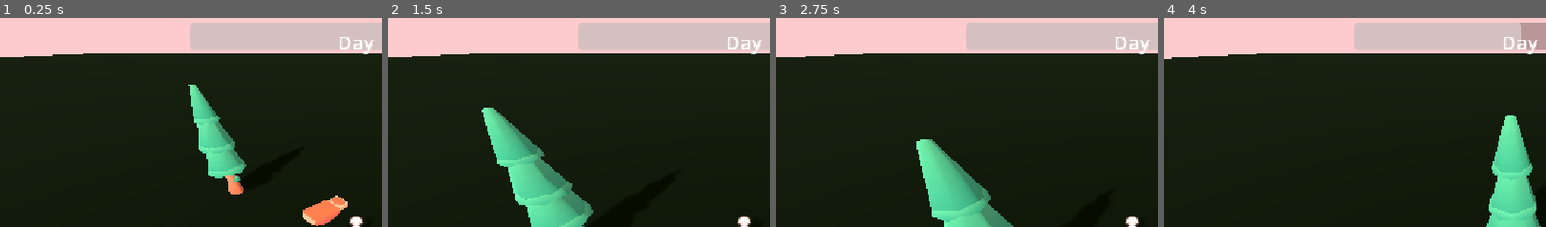
Above: before the commit, frames 1-4 (left to right).
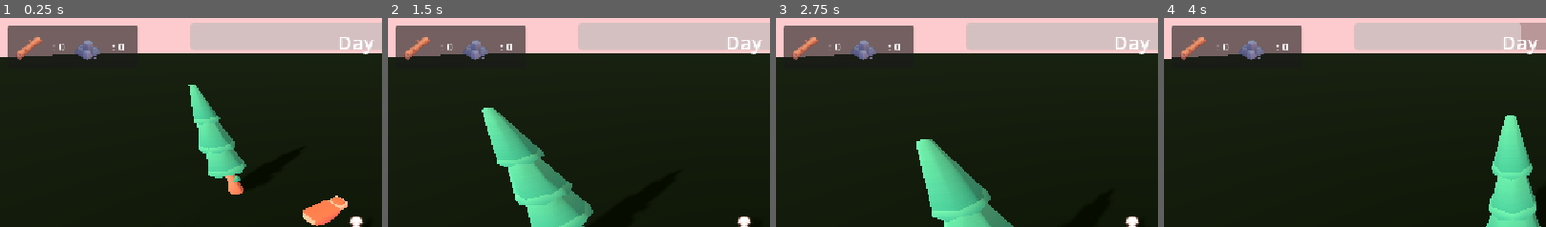
Above: after the commit, the same moments.

Repository: snikkers00/Werewolf-Survivor-Game-Off-Jam-26
Game: Godot game, scene res://world/main_world.tscn
The game is run twice, just before and just after one commit, with the same random seed, the same clock (stepped at 60 frames per second) and the same inputs.
Inputs:
- Up to frame 1 (0.25 s): no input
- Up to frame 2 (1.5 s): tap Enter at 0.5 s; hold W (move_up) from 0.53 s (still down)
- Up to frame 3 (2.75 s): release W (move_up) at 2.03 s; hold A (move_left) from 2.03 s (still down)
- Up to frame 4 (4 s): release A (move_left) at 3.53 s; hold S (move_down) from 3.53 s (still down)
The pictures show only the part of the screen within x 3-53%, y 0-50%; the shares and areas given below are measured in that part.

The runs differ from the first frame. In frame 1, 4.8% of the frame differs, in the area x 2-36%, y 3-21%; in frame 2, 4.8%; in frame 3, 4.9%; in frame 4, 4.9%.

Commit message:
Add interactive resource gathering
Move gathering spots into the interactables directory and configure trees and rocks to yield wood and stone. Gathering runs while the player is nearby during the day, pauses at night, and updates the resource counters with visual feedback.

Diff:
--- /dev/null
+++ b/entities/interactable/gathering_spot.gd
@@ -0,0 +1,42 @@
+extends Area3D
+
+@onready var parent_node : Node3D = get_parent()
+
+@export var gather_type : Resources.ResourceType
+@export var resource_value : int = 1
+@export var visual : MeshInstance3D
+var visual_base_scale : Vector3
+
+@onready var gathering_timer : Timer = %GatheringTimer
+
+func _ready() -> void:
+	EventsBus.phase_changed.connect(pause_gathering)
+	if visual != null:
+		visual_base_scale = visual.scale
+
+func _on_gathering_timer_timeout() -> void:
+	if gather_type == null:
+		print("Gather type is not set for this gathering spot.")
+	elif gather_type != null:
+		Resources.gain_resource(gather_type, resource_value)
+		if visual != null:
+			var get_feedback = create_tween()
+			get_feedback.tween_property(visual, "scale", visual_base_scale * 1.15, 0.1)
+			get_feedback.tween_property(visual, "scale", visual_base_scale, 0.1)
+
+func _on_body_entered(body: Node3D) -> void:
+	if body.is_in_group("Player"):
+		gathering_timer.start()
+
+
+func _on_body_exited(body: Node3D) -> void:
+	if body.is_in_group("Player"):
+		gathering_timer.stop()
+
+func pause_gathering(is_night : bool) -> void:
+	if is_night == true:
+		gathering_timer.stop()
+		monitoring = false
+		print("Gathering paused")
+	elif is_night == false:
+		monitoring = true
--- a/world/gathering_spot.tscn
+++ b/entities/interactable/gathering_spot.tscn
@@ -1,18 +1,23 @@
 [gd_scene format=3 uid="uid://b2kkfqg3envr6"]
 
-[ext_resource type="Script" uid="uid://dc2p4s1l5hke8" path="res://world/gathering_spot.gd" id="1_vfooo"]
+[ext_resource type="Script" uid="uid://dc2p4s1l5hke8" path="res://entities/interactable/gathering_spot.gd" id="1_vm6r0"]
 
 [sub_resource type="CylinderShape3D" id="CylinderShape3D_o6l3f"]
 height = 1.4816895
 radius = 0.7475586
 
 [node name="GatheringSpot" type="Area3D" unique_id=1203632320]
-script = ExtResource("1_vfooo")
+collision_layer = 8
+collision_mask = 2
+script = ExtResource("1_vm6r0")
 
 [node name="GatheringArea" type="CollisionShape3D" parent="." unique_id=2127356124]
 transform = Transform3D(1, 0, 0, 0, 1, 0, 0, 0, 1, 0, 0.6485596, 0)
 shape = SubResource("CylinderShape3D_o6l3f")
 
 [node name="GatheringTimer" type="Timer" parent="." unique_id=597320678]
+unique_name_in_owner = true
 
+[connection signal="body_entered" from="." to="." method="_on_body_entered"]
+[connection signal="body_exited" from="." to="." method="_on_body_exited"]
 [connection signal="timeout" from="GatheringTimer" to="." method="_on_gathering_timer_timeout"]
--- a/ui/ui_control.gd
+++ b/ui/ui_control.gd
@@ -9,6 +9,8 @@
 func _ready():
 	world_progress.max_value = world_timer.wait_time
 	day_night_label.text = "Day"
+	Resources.wood_label = %WoodLabel
+	Resources.stone_label = %StoneLabel
 
 func _process(_delta):
 	world_progress.value = int(world_timer.time_left)
--- a/world/base/resources.gd
+++ b/world/base/resources.gd
@@ -4,6 +4,9 @@
 	WOOD,
 	STONE
 }
+
+@onready var wood_label : Label
+@onready var stone_label : Label
 
 var resource_rate : float = 1.0
 var current_wood : int
@@ -12,6 +15,15 @@
 func gain_resource(resource_type : ResourceType, amount : int) -> void:
 	if resource_type == ResourceType.WOOD:
 		current_wood += amount * resource_rate
+		print("Gained wood")
 
 	elif resource_type == ResourceType.STONE:
 		current_stone += amount * resource_rate
+		print("Gained stone")
+
+	update_resource_ui()
+
+
+func update_resource_ui() -> void:
+	wood_label.text = ": " + str(current_wood)
+	stone_label.text = ": " + str(current_stone)
--- a/world/base/scenes/rock_b.tscn
+++ b/world/base/scenes/rock_b.tscn
@@ -1,6 +1,7 @@
 [gd_scene format=3 uid="uid://c8qh1wfiplojh"]
 
 [ext_resource type="PackedScene" uid="uid://becme3ffpylnh" path="res://world/base/models/rock-b.fbx" id="1_vx515"]
+[ext_resource type="PackedScene" uid="uid://b2kkfqg3envr6" path="res://entities/interactable/gathering_spot.tscn" id="2_tdy0m"]
 
 [sub_resource type="ConvexPolygonShape3D" id="ConvexPolygonShape3D_tdy0m"]
 points = PackedVector3Array(0.1713383, 0.019910112, -0.36152458, 0.11215454, 0.41345757, 0.14365195, 0.44964424, 0.0199 …(1098 unchanged characters)…
@@ -12,3 +13,7 @@
 
 [node name="CollisionShape3D" type="CollisionShape3D" parent="rockcollisionbody" index="0" unique_id=2138174299]
 shape = SubResource("ConvexPolygonShape3D_tdy0m")
+
+[node name="GatheringSpot" parent="." index="2" unique_id=1203632320 node_paths=PackedStringArray("visual") instance=ExtResource("2_tdy0m")]
+gather_type = 1
+visual = NodePath("../rock-b")
--- a/world/base/scenes/tree.tscn
+++ b/world/base/scenes/tree.tscn
@@ -1,7 +1,7 @@
 [gd_scene format=3 uid="uid://bbne58nq5bcvs"]
 
 [ext_resource type="PackedScene" uid="uid://d00rtok3dyk8d" path="res://world/base/models/tree.fbx" id="1_oxjbh"]
-[ext_resource type="PackedScene" uid="uid://b2kkfqg3envr6" path="res://world/gathering_spot.tscn" id="2_620bx"]
+[ext_resource type="PackedScene" uid="uid://b2kkfqg3envr6" path="res://entities/interactable/gathering_spot.tscn" id="2_620bx"]
 
 [sub_resource type="ConvexPolygonShape3D" id="ConvexPolygonShape3D_620bx"]
 points = PackedVector3Array(0.1330106, 1.0412595, 0.10643009, -0.2924984, 0.39218995, -0.05031261, -0.247696, 0.3472910 …(1087 unchanged characters)…
@@ -13,6 +13,5 @@
 [node name="CollisionShape3D" type="CollisionShape3D" parent="StaticBody3D" index="0" unique_id=1011119691]
 shape = SubResource("ConvexPolygonShape3D_620bx")
 
-[node name="GatheringSpot" parent="." index="2" unique_id=1203632320 instance=ExtResource("2_620bx")]
-gather_type = null
-resource_value = null
+[node name="GatheringSpot" parent="." index="2" unique_id=1203632320 node_paths=PackedStringArray("visual") instance=ExtResource("2_620bx")]
+visual = NodePath("../tree")
--- a/world/gathering_spot.gd
+++ /dev/null
@@ -1,11 +0,0 @@
-extends Area3D
-
-
-@export var gather_type : Resources.ResourceType
-@export var resource_value : int = 1
-
-func _on_gathering_timer_timeout() -> void:
-	if gather_type == null:
-		print("Gather type is not set for this gathering spot.")
-	elif gather_type != null:
-		Resources.gain_resource(gather_type, resource_value)
--- a/world/main_world.tscn
+++ b/world/main_world.tscn
@@ -18,7 +18,9 @@
 [ext_resource type="Resource" uid="uid://ddg5kbjtn2s5d" path="res://entities/player/upgrades/resources/claw_attack_speed.tres" id="10_2bho7"]
 [ext_resource type="Resource" uid="uid://bm4orx4j6bet3" path="res://entities/player/upgrades/resources/Health_increase.tres" id="11_ootrp"]
 [ext_resource type="Resource" uid="uid://cpwar8na6vsh5" path="res://entities/player/upgrades/resources/exp_gain.tres" id="12_ootrp"]
+[ext_resource type="Texture2D" uid="uid://d3b4r2we1blmw" path="res://world/base/images/tree-log.png" id="13_v1kbc"]
 [ext_resource type="Resource" uid="uid://ua35a8eyqrvs" path="res://entities/player/upgrades/resources/resource_gain.tres" id="13_yae5m"]
+[ext_resource type="Texture2D" uid="uid://cdtytolrkt50l" path="res://world/base/images/rock-b.png" id="14_c45uy"]
 [ext_resource type="PackedScene" uid="uid://baeqqk1oaggn0" path="res://world/base/scenes/bedroll.tscn" id="15_yae5m"]
 [ext_resource type="PackedScene" uid="uid://bbne58nq5bcvs" path="res://world/base/scenes/tree.tscn" id="17_4g0kw"]
 
@@ -142,6 +144,7 @@
 layer = 10
 
 [node name="UIControl" type="Control" parent="UILayer" unique_id=1884960614]
+unique_name_in_owner = true
 layout_mode = 3
 anchors_preset = 0
 offset_right = 1152.0
@@ -245,6 +248,33 @@
 text = "10/10"
 horizontal_alignment = 1
 
+[node name="PanelContainer" type="PanelContainer" parent="UILayer" unique_id=879850418]
+offset_left = 50.0
+offset_top = 29.0
+offset_right = 247.0
+offset_bottom = 93.0
+
+[node name="ResourceBox" type="BoxContainer" parent="UILayer/PanelContainer" unique_id=415553848]
+layout_mode = 2
+
+[node name="TextureRect" type="TextureRect" parent="UILayer/PanelContainer/ResourceBox" unique_id=1795673319]
+layout_mode = 2
+texture = ExtResource("13_v1kbc")
+
+[node name="WoodLabel" type="Label" parent="UILayer/PanelContainer/ResourceBox" unique_id=1227467959]
+unique_name_in_owner = true
+layout_mode = 2
+text = ": 0"
+
+[node name="TextureRect2" type="TextureRect" parent="UILayer/PanelContainer/ResourceBox" unique_id=1511728282]
+layout_mode = 2
+texture = ExtResource("14_c45uy")
+
+[node name="StoneLabel" type="Label" parent="UILayer/PanelContainer/ResourceBox" unique_id=1366112990]
+unique_name_in_owner = true
+layout_mode = 2
+text = ": 0"
+
 [node name="LevelUpLayer" type="CanvasLayer" parent="." unique_id=955211817]
 layer = 25
 
Renamed: world/gathering_spot.gd.uid -> entities/interactable/gathering_spot.gd.uid
